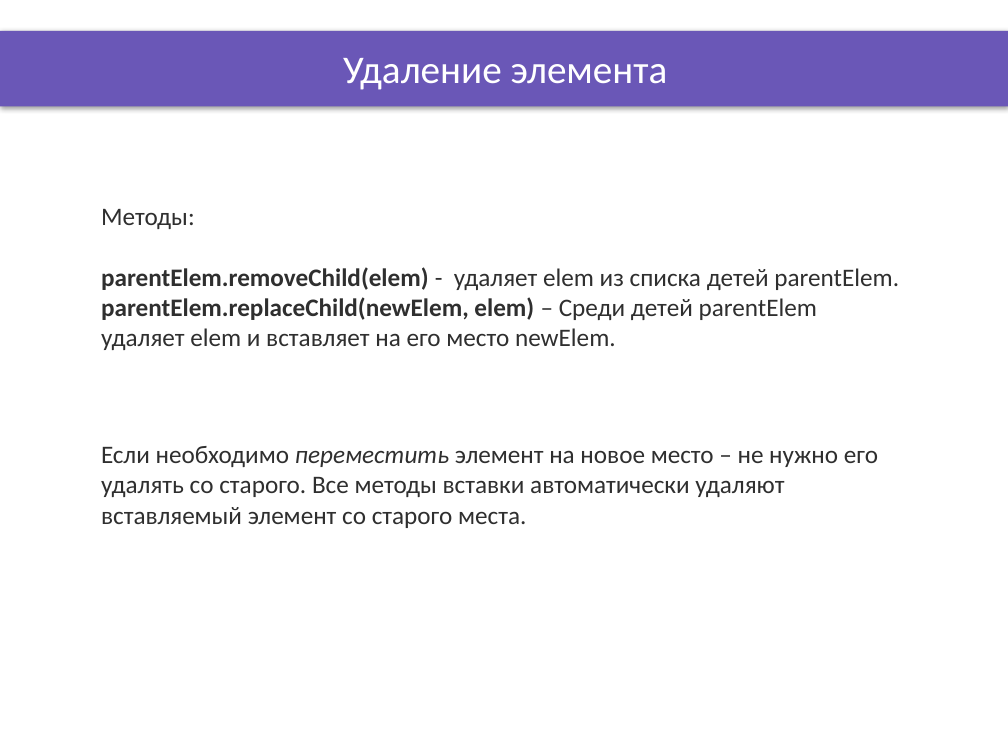
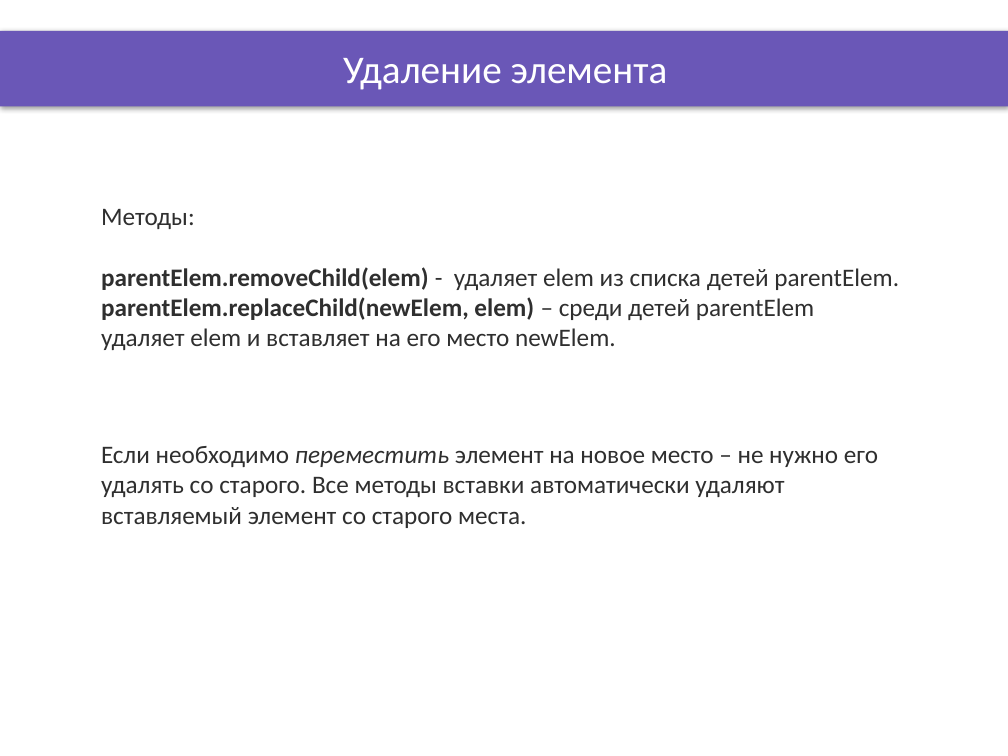
Before and after one commit to DinamickaDevelopment/ignite, a slide deck: slide 3 of JS/007_lesson/Presentation/document_page_objects_2.pptx. Drawn at 1008x756 pixels with LibreOffice and Linux fonts; fonts in the diff are those of the drawing; background and template pictures are left out. Boxes give left, top, right and bottom in pixels: in the first picture for what was removed or moved away, otherwise in the second. Text is boxed around its words. In the diff, an @@ line names an element or a change of style, - is before the commit and + after.

```diff
--- a/JS/007_lesson/Presentation/document_page_objects_2.pptx
+++ b/JS/007_lesson/Presentation/document_page_objects_2.pptx
@@ text at box(101, 297, 814, 320): text changed @@
-parentElem.replaceChild(newElem, elem) – Среди детей parentElem
+parentElem.replaceChild(newElem, elem) – среди детей parentElem
```
Also in this commit, not shown: 2 other slides changed, 21 other files.
